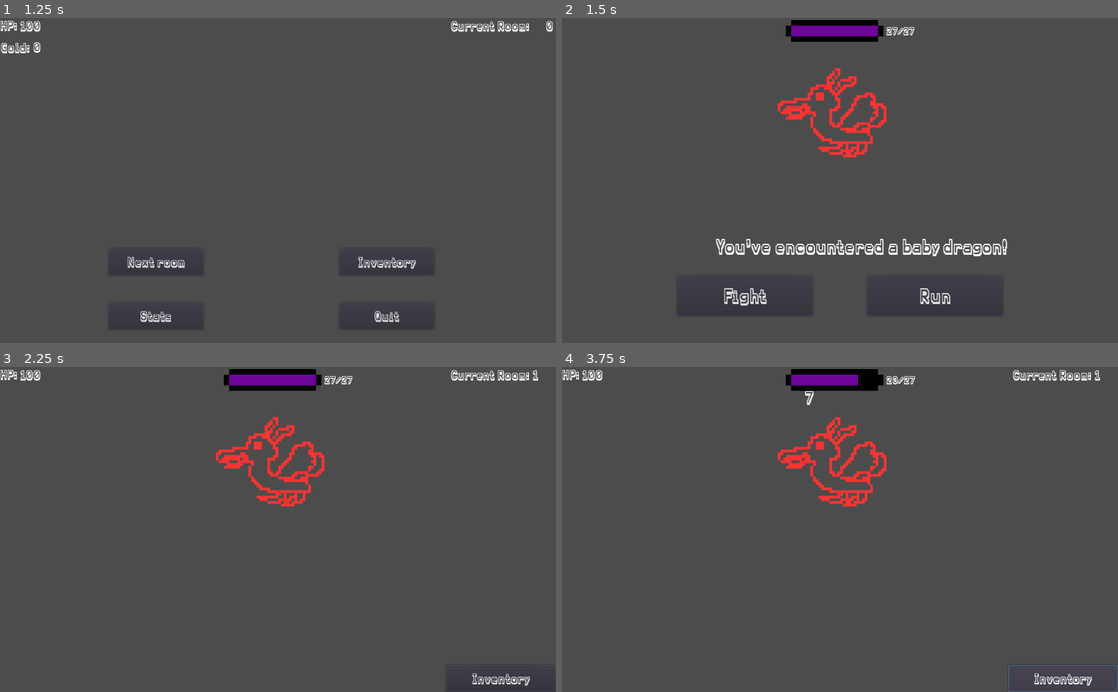
Above: before the commit, frames 1-4 (two rows, left to right).
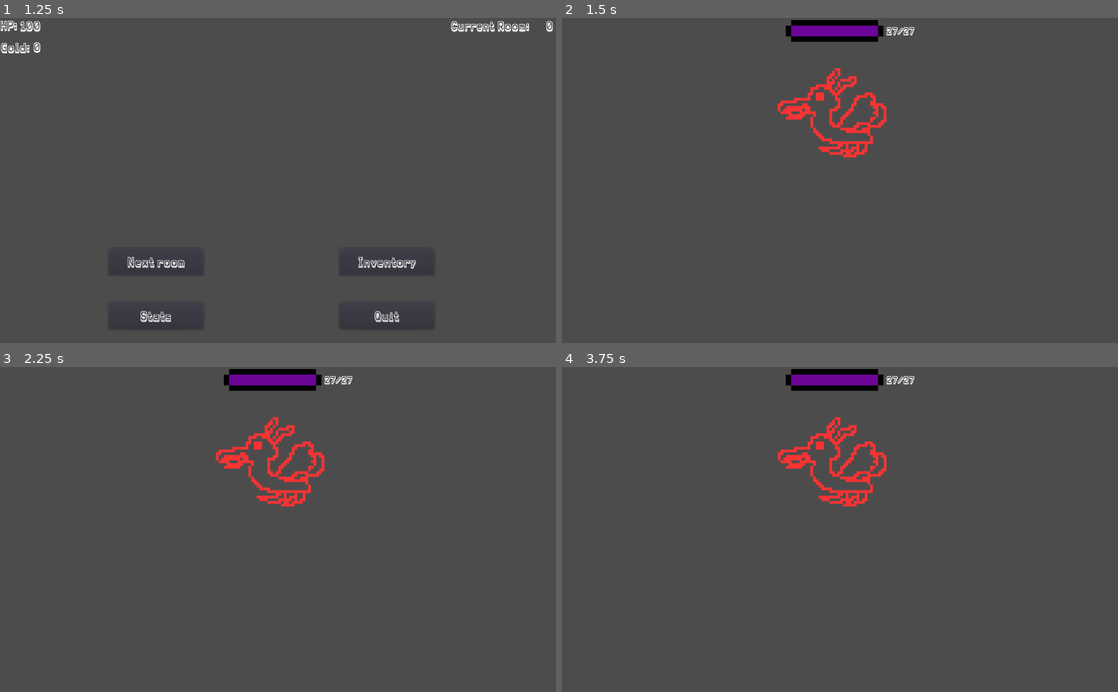
Above: after the commit, the same moments.

Repository: xFrenchy/Zeiga
Game: Godot game, scene res://Scenes_Scripts/TitleScreen.tscn
The game is run twice, just before and just after one commit, with the same random seed, the same clock (stepped at 60 frames per second) and the same inputs.
Inputs (mouse positions are in pixels of both pictures, inside the frame that each line leads up to):
- Up to frame 1 (1.25 s): click "Play" at 0.5 s
- Up to frame 2 (1.5 s): click "Next room" at 1.25 s
- Up to frame 3 (2.25 s): click (183, 643) at 2 s, where only the run before the commit has a clickable "Fight"
- Up to frame 4 (3.75 s): click (1062, 679) at 2.75 s, where only the run before the commit has a clickable "Inventory"; click (1062, 679) at 3.5 s, where only the run before the commit has a clickable "Inventory"

Frame 1 is identical in both runs. In frame 2, 1.6% of the frame differs, in the area x 21-81%, y 67-92%; in frame 3, 0.7%; in frame 4, 1.0%.
Error after the commit: Invalid set index 'currentMonster' (on base: 'Node (Globals.gd)') with value of type 'Position2D (BabyDragon.gd)'. (res://Scenes_Scripts/Main.gd:41)

Commit message:
-Added code to test out the new fighting hud -Added FightHUD to main -Removed the encounterMobHUD

Diff:
--- a/Scenes_Scripts/Main.gd
+++ b/Scenes_Scripts/Main.gd
@@ -10,6 +10,7 @@
 	$EncounterMobHUD.hide()
 	$InventoryHUD.hide()
 	$FightingHUD.hide()
+	$FightHUD.hide()
 
 # Called every frame. 'delta' is the elapsed time since the previous frame.
 #func _process(delta):
@@ -37,8 +38,10 @@
 	if room_node.encounter_type == "Monster":
 		# Show EncounterHUD
 		$DefaultHUD.hide()
-		$EncounterMobHUD/RoomInformationLabel.text = room_node.encounter_message
-		$EncounterMobHUD.show()
+		Globals.currentMonster = room_node
+		$FightHUD.show()
+		$FightHUD.display_msg_timer(room_node.encounter_message, 2)
+		yield($FightHUD, "fight_over")	# we wait until the fight is over
 		# At this point the user can only emit two signals, fight and run which are taken care with handler functions listening
 	elif room_node.encounter_type == "Reward":
 		room_node.roll_reward()
@@ -51,7 +54,11 @@
 
 func _on_EncounterMobHUD_fight():
 	$EncounterMobHUD.hide()
-	Globals.fight(room_node)
+	Globals.currentMonster = room_node
+	$FightHUD.show()
+
+	#Globals.fight1(room_node)
+	#Globals.fight(room_node)
 	yield(Globals, "fight_over")	# wait for the fight to be over before we proceed
 	if  Globals.player_health > 0:
 		# Fight was successfull and we restore defaultHUD, and remove the monster from the screen
--- a/Scenes_Scripts/Main.tscn
+++ b/Scenes_Scripts/Main.tscn
@@ -7,6 +7,7 @@
 [ext_resource path="res://Music_Sounds/PlayerIsHit.wav" type="AudioStream" id=5]
 [ext_resource path="res://Scenes_Scripts/InventoryHUD.tscn" type="PackedScene" id=6]
 [ext_resource path="res://Scenes_Scripts/FightingHUD.tscn" type="PackedScene" id=7]
+[ext_resource path="res://Scenes_Scripts/FightHUD.tscn" type="PackedScene" id=8]
 
 [node name="Main" type="Node2D"]
 script = ExtResource( 1 )
@@ -28,6 +29,8 @@
 [node name="InventoryHUD" parent="." instance=ExtResource( 6 )]
 
 [node name="FightingHUD" parent="." instance=ExtResource( 7 )]
+
+[node name="FightHUD" parent="." instance=ExtResource( 8 )]
 [connection signal="game_over" from="DefaultHUD" to="." method="_on_DefaultHUD_game_over"]
 [connection signal="inventory" from="DefaultHUD" to="." method="_on_DefaultHUD_inventory"]
 [connection signal="next_room" from="DefaultHUD" to="." method="_on_DefaultHUD_next_room"]
Not shown: 1 places in Scenes_Scripts/Main.tscn that only renumber resources
